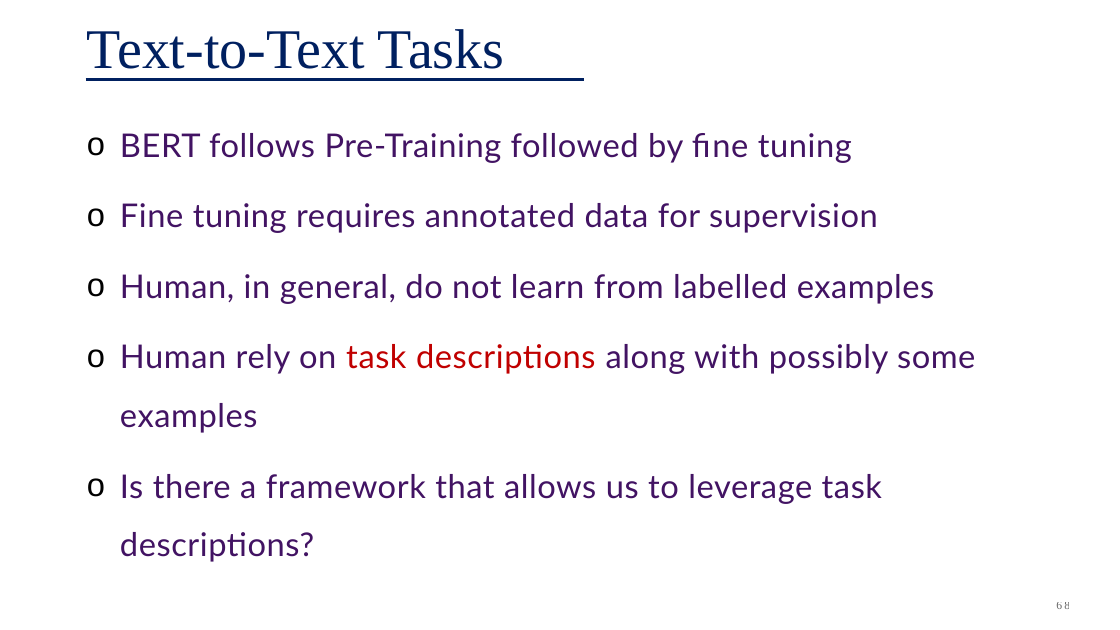
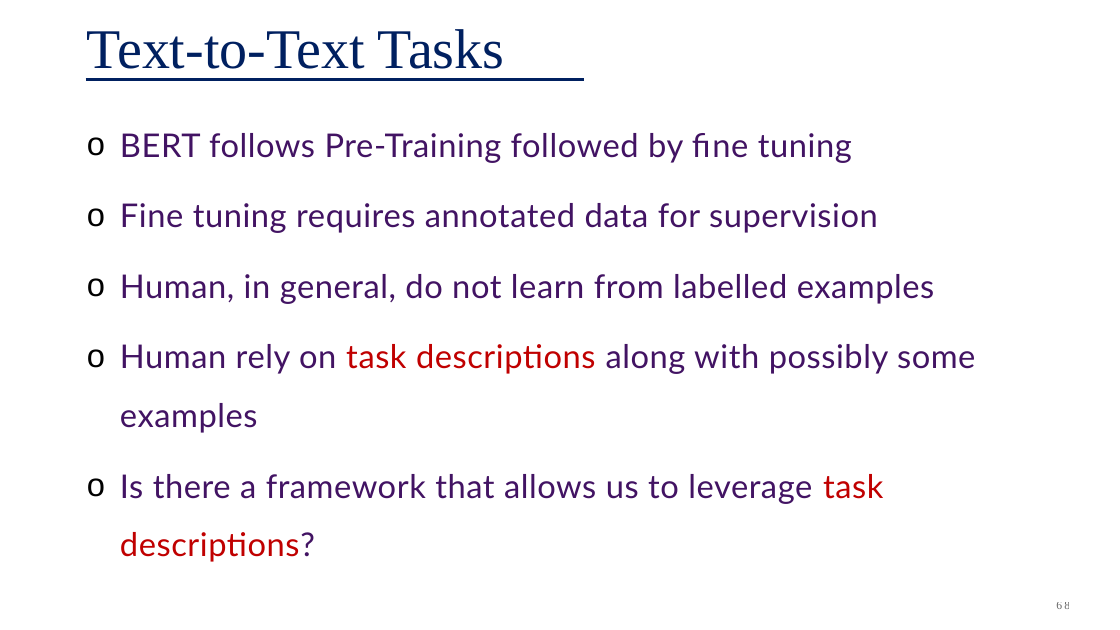
Before and after one commit to plaban/fllm-aut25, a slide deck: slide 68 of assets/class_notes/04b. LLM-Architectures.pptx. Drawn at 1120x630 pixels with LibreOffice and Linux fonts; fonts in the diff are those of the drawing. Boxes give left, top, right and bottom in pixels: in the first picture for what was removed or moved away, otherwise in the second. Text is boxed around its words. In the diff, an @@ line names an element or a change of style, - is before the commit and + after.

```diff
--- a/assets/class_notes/04b. LLM-Architectures.pptx
+++ b/assets/class_notes/04b. LLM-Architectures.pptx
@@ text at [120, 474, 883, 562]: text colour #421363 to #C00000 in "task descriptions?" @@
```
Also in this commit, not shown: 9 other slides changed, 4 slides added, 1 slide removed, 2 other files.
